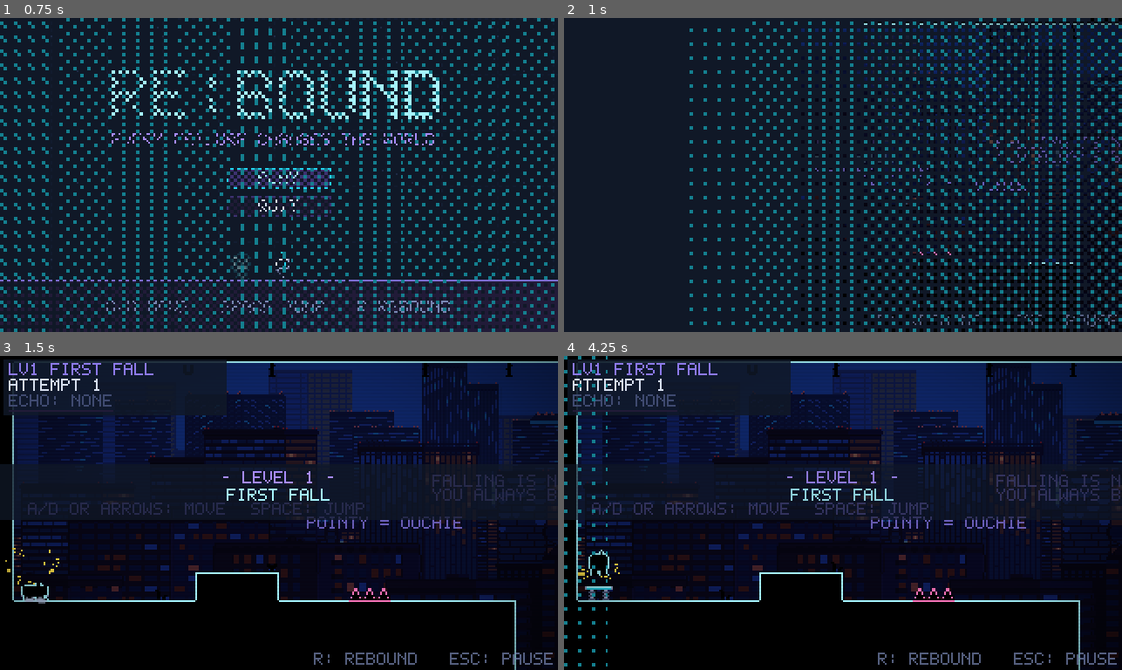
Above: before the commit, frames 1-4 (two rows, left to right).
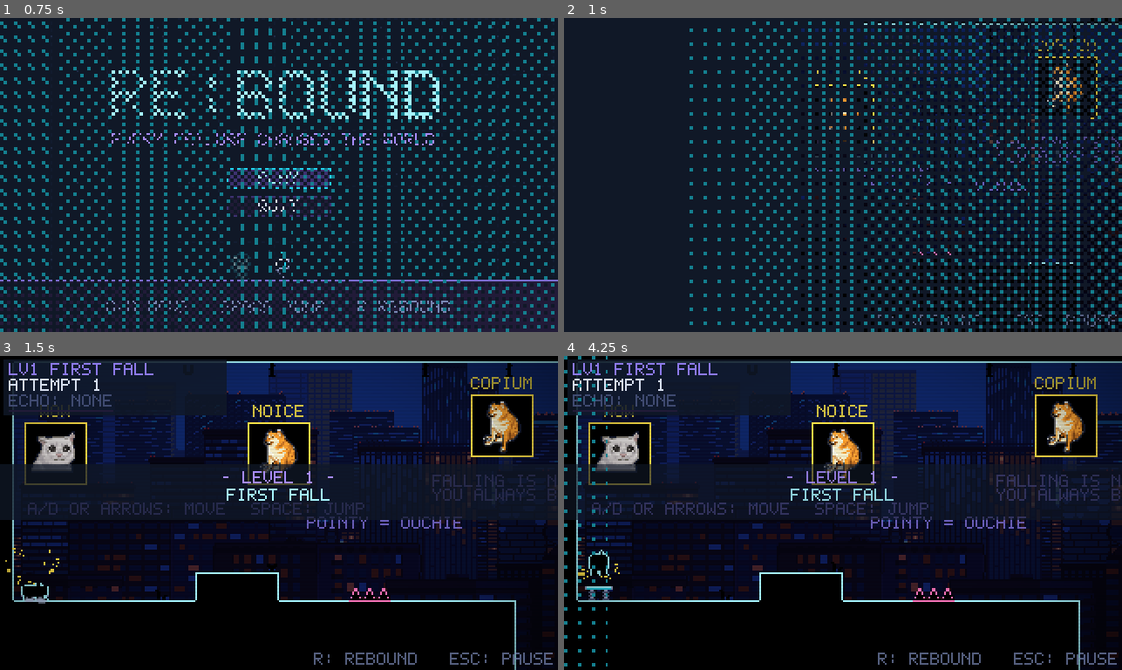
Above: after the commit, the same moments.

Repository: FaizeenHoque/Rebound
Game: Godot game, scene res://scenes/ui/main_menu.tscn
Same seed, same stepped clock (60 frames per second), same inputs: the game is played once before the commit and once after it. Sound files missing from this copy of the repository are replaced by a short silence.
Inputs (mouse positions are in pixels of both pictures, inside the frame that each line leads up to):
- Up to frame 1 (0.75 s): click "PLAY" at 0.5 s
- Up to frame 2 (1 s): no input
- Up to frame 3 (1.5 s): move the mouse to (401, 497) at 1.27 s; hold D (move_right) from 1.28 s (still down); tap R (rebound) at 1.35 s; click (401, 497) at 1.42 s
- Up to frame 4 (4.25 s): tap Space (jump) at 1.52, 2.27 s; move the mouse to (731, 528) at 2.02 s; tap Z at 2.1 s; move the mouse to (898, 443) at 2.77 s; release D (move_right) at 2.78 s; hold A (move_left) 2.78-3.5 s; tap P at 2.85 s; click "RESTART LEVEL" at 3.5 s

Frame 1 is identical in both runs. In frame 2, 0.9% of the frame differs, in the area x 45-96%, y 6-40%; in frame 3, 5.6%; in frame 4, 5.7%, in the area x 4-96%, y 6-42%.

Commit message:
Meme billboards and signs in every level
Each level gets up to three floating neon signs with a meme and a
caption (BONK, COPIUM, POV: U FELL...), placed automatically in empty
space away from gameplay objects and hint text. They're yellow-rimmed
so they never read as platforms. Flavour hints are rewritten in
meme-speak; control instructions are unchanged.

Diff:
--- a/scenes/levels/level_1.tscn
+++ b/scenes/levels/level_1.tscn
@@ -26,4 +26,4 @@
 #####################################.....######################....################
 #####################################.....######################.oo.################
 #####################################.....##########################################"
-hints = PackedStringArray("2,11|A/D OR ARROWS: MOVE", "18,11|SPACE: JUMP", "22,12|POINTY = OUCHIE", "31,9|FALLING IS NOT THE END", "31,10|YOU ALWAYS BOUNCE BACK", "56,7|THE WAY UP", "56,8|IS DOWN", "72,5|THE EXIT")
+hints = PackedStringArray("2,11|A/D OR ARROWS: MOVE", "18,11|SPACE: JUMP", "22,12|POINTY = OUCHIE", "31,9|FALLING IS NOT THE END (TRUST)", "31,10|YOU ALWAYS BOUNCE BACK, BESTIE", "56,7|THE WAY UP", "56,8|IS DOWN (BIG BRAIN)", "72,5|THE EXIT (REAL)")
--- a/scenes/levels/level_2.tscn
+++ b/scenes/levels/level_2.tscn
@@ -28,4 +28,4 @@
 ############################################################
 ############################################################
 ############################################################"
-hints = PackedStringArray("3,10|PLATES OPEN DOORS", "3,11|BUT ONLY WHILE HELD", "19,8|R: REBOUND (FAIL ON PURPOSE)", "19,9|YOUR ECHO REPEATS YOU", "36,6|TOO FAR TO DO ALONE...", "36,7|BUT YOU ARE NOT ALONE")
+hints = PackedStringArray("3,10|PLATES OPEN DOORS", "3,11|BUT ONLY WHILE HELD", "19,8|R: REBOUND (FAIL ON PURPOSE)", "19,9|YOUR ECHO COPIES YOUR HOMEWORK", "36,6|TOO FAR TO DO ALONE...", "36,7|BRO NEEDS A HOMIE")
--- a/scenes/levels/level_3.tscn
+++ b/scenes/levels/level_3.tscn
@@ -28,4 +28,4 @@
 ########################################################
 ########################################################
 ########################################################"
-hints = PackedStringArray("13,4|UP IS THE WAY", "13,5|TO HOLD THE DOOR", "29,10|STILL TOO FAR?", "29,11|GOOD. YOU KNOW WHAT TO DO")
+hints = PackedStringArray("13,4|UP IS THE WAY (NO CAP)", "13,5|TO HOLD THE DOOR", "29,10|STILL TOO FAR?", "29,11|GOOD. YOU KNOW THE DRILL")
--- a/scenes/levels/level_4.tscn
+++ b/scenes/levels/level_4.tscn
@@ -36,4 +36,4 @@
 ########################################################################
 ########################################################################
 ########################################################################"
-hints = PackedStringArray("5,20|ONE ECHO.", "5,21|TWO DOORS.", "19,12|PLAN YOUR FAILURE", "19,13|HOLD A... THEN HOLD B", "53,11|ALMOST OUT")
+hints = PackedStringArray("5,20|ONE ECHO.", "5,21|TWO DOORS.", "19,12|PLAN YOUR FAILURE. BIG BRAIN", "19,13|HOLD A... THEN HOLD B", "53,11|ALMOST OUT. COPIUM")
--- a/scenes/levels/level_5.tscn
+++ b/scenes/levels/level_5.tscn
@@ -28,5 +28,5 @@
 ########################################
 ########################################
 ########################################"
-hints = PackedStringArray("12,4|THEY COME FROM THE RIGHT", "12,5|LAND ON THEM TO BOUNCE", "12,8|YOUR ECHO DODGES", "12,9|WHAT YOU DODGED")
+hints = PackedStringArray("12,4|CATS INCOMING FROM THE RIGHT", "12,5|BONK THEM: LAND ON TOP", "12,8|YOUR ECHO DODGES", "12,9|WHAT YOU DODGED")
 waves = PackedStringArray("17|0|210|55|0")
--- a/scenes/levels/level_6.tscn
+++ b/scenes/levels/level_6.tscn
@@ -28,5 +28,5 @@
 ##################################################
 ##################################################
 ##################################################"
-hints = PackedStringArray("5,8|HOLD A. THEN HOLD B.", "5,9|DON'T STOP DODGING.", "21,4|ONE ECHO. TWO DOORS.", "21,5|INCOMING FIRE.")
+hints = PackedStringArray("5,8|HOLD A. THEN HOLD B.", "5,9|DODGE OR GET BONKED.", "21,4|ONE ECHO. TWO DOORS.", "21,5|INCOMING CATS.")
 waves = PackedStringArray("17|30|160|70|0")
--- a/scenes/levels/level_7.tscn
+++ b/scenes/levels/level_7.tscn
@@ -28,5 +28,5 @@
 ################################################
 ################################################
 ################################################"
-hints = PackedStringArray("13,4|EVERYTHING YOU LEARNED", "13,5|ALL AT ONCE", "36,4|ONE LAST BOUNCE")
+hints = PackedStringArray("13,4|EVERYTHING YOU LEARNED", "13,5|ALL AT ONCE. NO PRESSURE", "36,4|ONE LAST BOUNCE. SEND IT")
 waves = PackedStringArray("8|40|200|90|0", "17|150|220|75|0")
--- /dev/null
+++ b/scripts/billboard.gd
@@ -0,0 +1,41 @@
+class_name Billboard
+extends Node2D
+## Background decor: a floating neon sign with a meme and a caption.
+## Origin = bottom-left. No collision.
+
+const SIZE := Vector2(48, 48)   # 6 x 6 tiles, including the caption
+const BOARD := Rect2(6, 10, 36, 36)
+## Yellow, not the terrain's cyan rim, so a sign never reads as a platform.
+const NEON := Color("#fde047")
+const CAPTIONS := ["HUH?", "BONK", "SHEESH", "BRO???", "NO WAY", "WOW", "MEOW", "RIZZ",
+	"POV: U FELL", "SUCH JUMP", "GG", "OOF", "SUS", "BASED", "COPIUM", "NOICE"]
+
+var meme: Texture2D
+var caption := ""
+
+
+func setup(p_meme: Texture2D, p_caption: String) -> void:
+	meme = p_meme
+	caption = p_caption
+
+
+func _ready() -> void:
+	z_index = -5
+	var img := Sprite2D.new()
+	img.texture = meme
+	img.scale = Vector2(0.5, 0.5)
+	img.position = BOARD.get_center() - Vector2(0, SIZE.y)
+	add_child(img)
+	var lbl := Label.new()
+	lbl.text = caption
+	lbl.horizontal_alignment = HORIZONTAL_ALIGNMENT_CENTER
+	lbl.position = Vector2(-16, -SIZE.y)
+	lbl.size = Vector2(SIZE.x + 32, 8)
+	lbl.modulate = NEON
+	add_child(lbl)
+
+
+func _draw() -> void:
+	var up := Vector2(0, -SIZE.y)
+	draw_rect(Rect2(BOARD.position + up, BOARD.size), NEON)
+	draw_rect(Rect2(BOARD.position + up, BOARD.size).grow(-1), TileLayer.SILHOUETTE)
--- a/scripts/level.gd
+++ b/scripts/level.gd
@@ -128,6 +128,7 @@
 	_build_terrain()
 	_spawn_objects()
 	_spawn_hints()
+	_spawn_billboards()
 	_parse_waves()
 	_respawn_pad = PAD_SCENE.instantiate()
 	_respawn_pad.position = start_pos - Vector2(8, 0)
@@ -690,6 +691,74 @@
 			x += 1
 
 
+## Meme signs floating in the background: up to 3 per level, in 6x6-tile
+## areas of empty space away from gameplay objects and hint text.
+## Deterministic per level.
+func _spawn_billboards() -> void:
+	const W := 6
+	const H := 6
+	const MARGIN := 2  # columns kept clear beside gameplay objects
+	const SPACING := 16
+	var busy := {}   # gameplay object cells (kept MARGIN columns away)
+	var text := {}   # hint text cells (just mustn't overlap)
+	for y in map_h:
+		for x in map_w:
+			var c := cell(x, y)
+			if c != "." and c != "#":
+				busy[Vector2i(x, y)] = true
+				if c == "A" or c == "B":  # doors extend down to the floor
+					var dy := 1
+					while y + dy < map_h and not is_solid(x, y + dy):
+						busy[Vector2i(x, y + dy)] = true
+						dy += 1
+	for h in hints:
+		var parts := h.split("|", true, 1)
+		if parts.size() < 2:
+			continue
+		var xy := parts[0].split(",")
+		var hx := int(xy[0])
+		var hy := int(xy[1])
+		for dx in ceili(parts[1].length() * 6.0 / TILE) + 1:
+			text[Vector2i(hx + dx, hy)] = true
+	var rng := RandomNumberGenerator.new()
+	rng.seed = level_number * 104729
+	var placed := 0
+	var last_x := -SPACING
+	for x in range(1, map_w - W - 1):
+		if placed >= 3:
+			break
+		if x - last_x < SPACING:
+			continue
+		for ground in range(map_h - 1, H, -1):  # lowest spot first
+			if not _billboard_fits(x, ground, W, H, MARGIN, busy, text):
+				continue
+			var b := Billboard.new()
+			b.setup(Hud.MEMES[rng.randi() % Hud.MEMES.size()],
+				Billboard.CAPTIONS[rng.randi() % Billboard.CAPTIONS.size()])
+			b.position = Vector2(x * TILE, ground * TILE)
+			add_child(b)
+			placed += 1
+			last_x = x
+			break
+
+
+## True if a W x H sign can float at column x with its bottom edge on row
+## `ground` (it occupies the H rows above) without touching terrain or busy cells.
+func _billboard_fits(x: int, ground: int, w: int, h: int, margin: int, busy: Dictionary, text: Dictionary) -> bool:
+	for dx in w:
+		for dy in range(1, h + 1):
+			if cell(x + dx, ground - dy) != ".":
+				return false
+		for dy in range(0, h + 2):  # keep a row clear above and below hint text
+			if text.has(Vector2i(x + dx, ground - dy)):
+				return false
+	for dx in range(-margin, w + margin):
+		for dy in range(1, h + 1):
+			if busy.has(Vector2i(x + dx, ground - dy)):
+				return false
+	return true
+
+
 func _spawn_hints() -> void:
 	for h in hints:
 		var parts := h.split("|", true, 1)
Not shown, added: scripts/billboard.gd.uid
